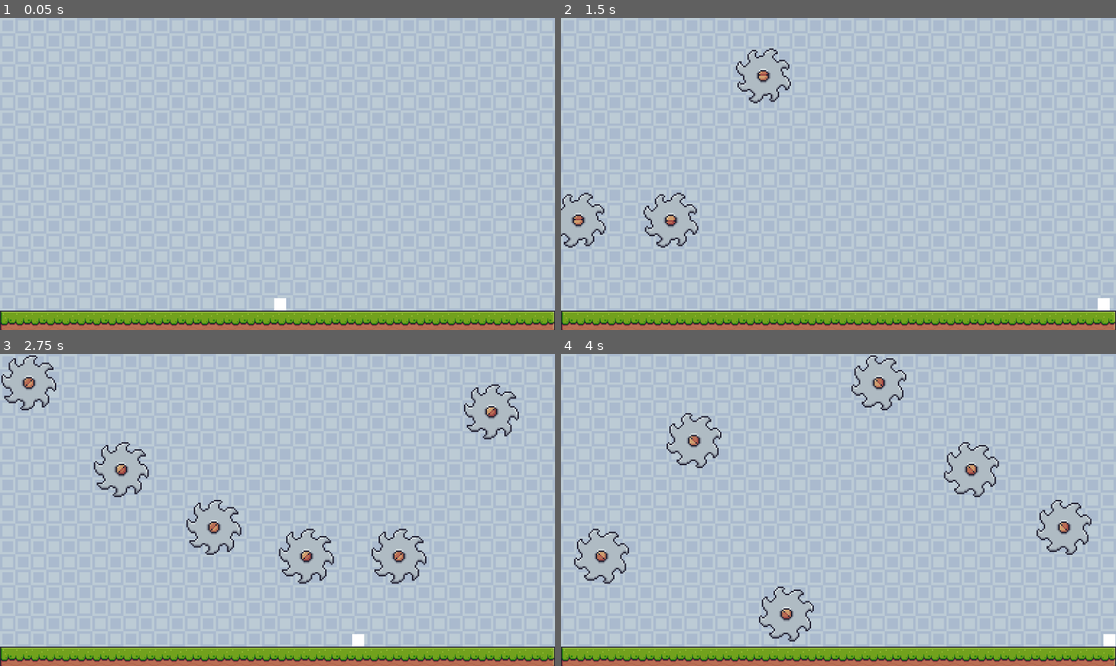
Above: before the commit, frames 1-4 (two rows, left to right).
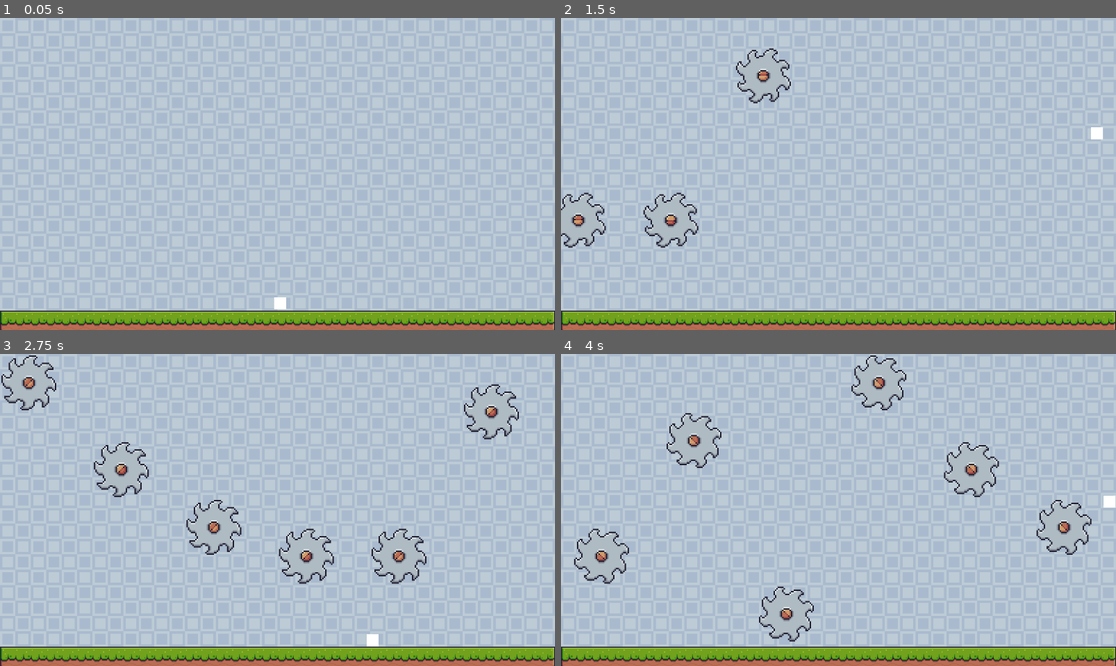
Above: after the commit, the same moments.

Repository: cpalomares01/object-dodging-game
Game: Godot game, scene res://scenes/main.tscn
Two runs of this game, one before a commit and one after it. Both use one fixed random seed, a clock stepped at 60 frames per second and the inputs below.
Inputs:
- Up to frame 1 (0.05 s): no input
- Up to frame 2 (1.5 s): tap Enter at 0.5 s; hold D (right) from 0.53 s (still down); tap Space (jump) at 0.6, 0.77, 1.07, 1.35 s
- Up to frame 3 (2.75 s): tap Space (jump) at 1.52, 1.82, 2.1 s; release D (right) at 2.03 s; hold A (left) from 2.03 s (still down)
- Up to frame 4 (4 s): release A (left) at 2.78 s; hold D (right) from 2.78 s (still down); tap Space (jump) at 2.85, 3.02, 3.32, 3.6, 3.77 s

The runs differ from the first frame. In frame 1, less than 0.1% of the frame differs, in the area x 49-52%, y 89-94%; in frame 2, 0.2%, in the area x 95-99%, y 34-94%; in frame 3, 0.2%; in frame 4, 0.2%.

Commit message:
added jump(fix weird gliding when coming down)

Diff:
--- a/scripts/player.gd
+++ b/scripts/player.gd
@@ -1,13 +1,16 @@
 extends CharacterBody2D
 
+#constants
 const MAX_SPEED = 300
 const ACCELERATION = 50
 const FRICTION = 20
-const JUMP_VELOCITY = -2000
-const GRAVITY = 5000
+const JUMP_VELOCITY = -1000
+const GRAVITY = 2500
 
-#var gravity = ProjectSettings.get_setting("physics/2d/default_gravity")
+#variables
 var input = Vector2.ZERO
+var max_jumps = 2
+var jump_count = 0
 
 func _physics_process(delta):
 	var input_direction: Vector2 = get_input()
@@ -19,6 +22,7 @@
 	player_movement(delta)
 
 	velocity.y += GRAVITY * delta
+	handle_jumps()
 	player_movement(delta)
 
 func get_input() -> Vector2:
@@ -36,3 +40,13 @@
 
 func player_movement(delta):
 	move_and_slide()
+
+func handle_jumps():
+	if Input.is_action_just_pressed("jump"):
+		if is_on_floor():
+			jump_count = 0
+			velocity.y = JUMP_VELOCITY
+			jump_count += 1
+		if not is_on_floor() and jump_count < max_jumps:
+			velocity.y = JUMP_VELOCITY
+			jump_count += 1
